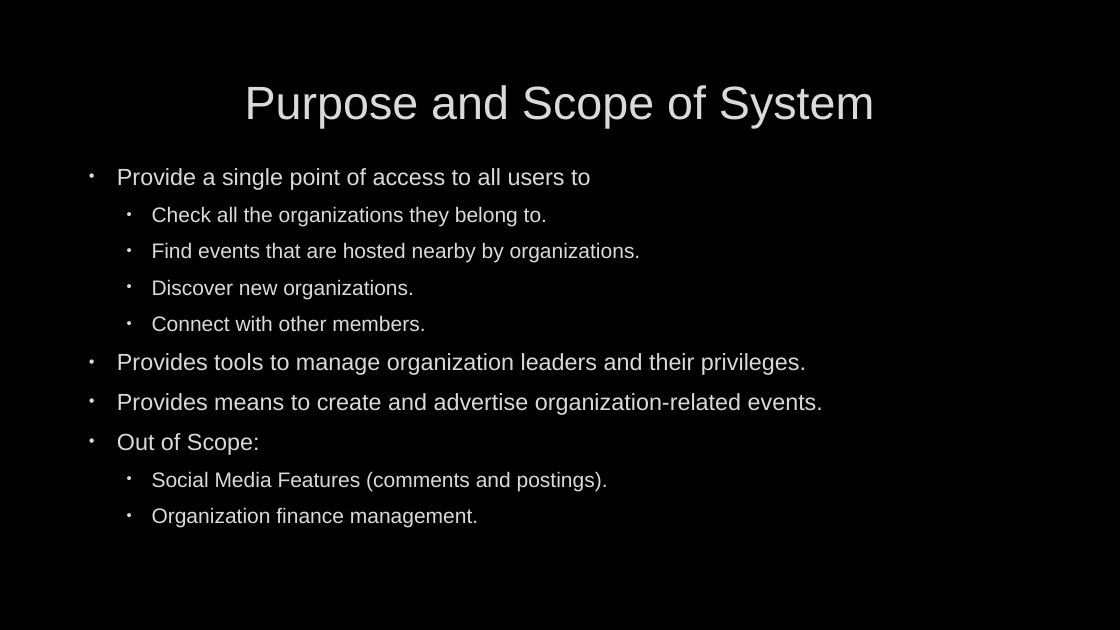
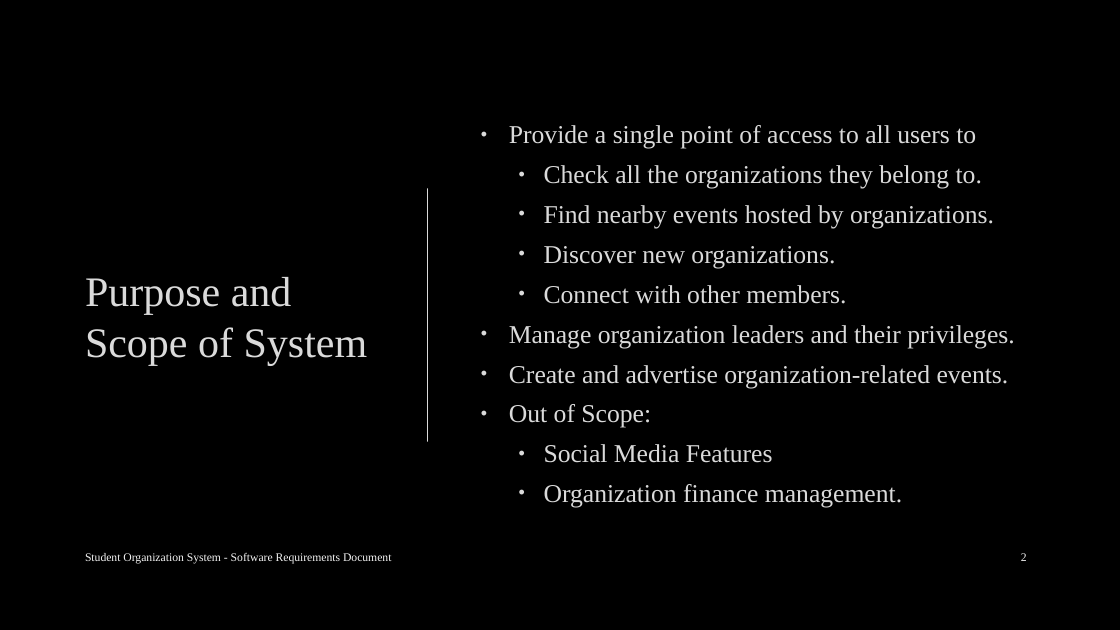
Before and after one commit to arocho032/CEN4010-Team-5, a slide deck: slide 2 of specifications/deliv1/SOS Deliverable 1 Presentation.pptx. Drawn at 1120x630 pixels with LibreOffice and Linux fonts; fonts in the diff are those of the drawing; background and template pictures are left out. Boxes give left, top, right and bottom in pixels: in the first picture for what was removed or moved away, otherwise in the second. Text is boxed around its words. In the diff, an @@ line names an element or a change of style, - is before the commit and + after.

```diff
--- a/specifications/deliv1/SOS Deliverable 1 Presentation.pptx
+++ b/specifications/deliv1/SOS Deliverable 1 Presentation.pptx
@@ title "Purpose and Scope of System" moved from (x1=245, y1=85, x2=874, y2=128) to (x1=85, y1=277, x2=368, y2=365) @@
@@ title "Purpose and Scope of System" at (x1=85, y1=277, x2=368, y2=365): size 40 to 36 pt, font Arial to Times New Roman; alignment centre to left @@
@@ text "Provide a single point of ..." moved from (x1=117, y1=168, x2=823, y2=528) to (x1=509, y1=125, x2=1014, y2=508) @@
@@ text "Provide a single point of ..." at (x1=509, y1=125, x2=1014, y2=508): vertical alignment top to middle @@
@@ text at (x1=509, y1=125, x2=982, y2=508): size 20 to 22 pt in "Provide a single point of access to ...", "Out of Scope:"; font Arial to Times New Roman in "Provide a single point of access to ...", "Check all the organizations they belong to.", "Discover new organizations.", "Connect with other members." and 2 more places; size 18 to 22 pt in "Check all the organizations they belong to.", "Discover new organizations.", "Connect with other members.", "Organization finance management."; line spacing 1 to 0.9 @@
@@ line added from (428, 189) to (428, 441), #DADADA 1.5 pt @@
@@ text at (x1=544, y1=205, x2=994, y2=229): text changed; size 18 to 22 pt; font Arial to Times New Roman @@
-  • Find events that are hosted nearby by organizations.
+  • Find nearby events hosted by organizations.
@@ text at (x1=509, y1=325, x2=1014, y2=388): text changed; size 20 to 22 pt; font Arial to Times New Roman @@
-• Provides tools to manage organization leaders and their privileges.
-• Provides means to create and advertise organization-related events.
+• Manage organization leaders and their privileges.
+• Create and advertise organization-related events.
@@ text at (x1=544, y1=444, x2=773, y2=463): text changed; size 18 to 22 pt; font Arial to Times New Roman @@
-  • Social Media Features (comments and postings).
+  • Social Media Features
@@ text added at (x1=85, y1=553, x2=391, y2=564), 10 pt, text #F2F2F2 @@
+Student Organization System - Software Requirements Document
@@ page number added at (x1=1021, y1=553, x2=1027, y2=561), 10 pt, text #F2F2F2 @@
+2
```
Also in this commit, not shown: 11 other slides changed, 4 slides added, 3 slides removed.
